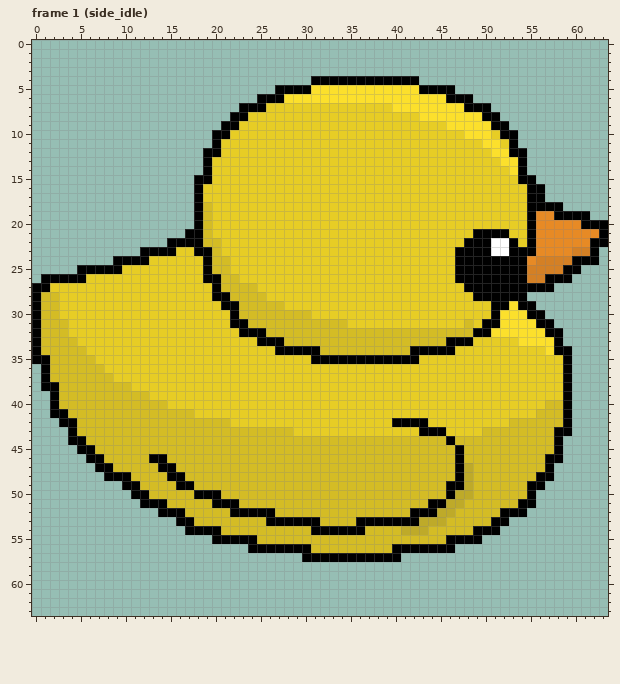
Pixel-art file, stored at hydrationnation/assets/sprites/duck/duck.aseprite. The first picture shows the starting point.
64x64 pixels, 48 frames. Colours within 5 levels of each other are drawn and written as one. Shown: frame 1 (side_idle). The commit also changed other frames, which this record leaves out.
The result:
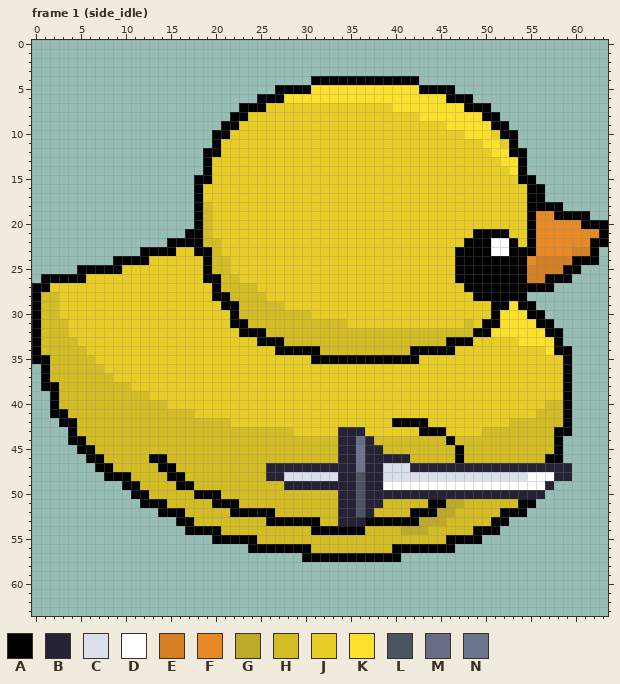
Palette (. is transparent): A #000000  B #242234  C #dae0ea  D #ffffff  E #d48025  F #e78a25  G #beaa29  H #d4bc25  J #e7cd25  K #fce02c  L #4a5462  M #666d84  N #6d758d
The edit:
layer "Sword" added
--- frame 1 (side_idle), layer "Sword"
@@ x 24..61 @@
 42 JJJJJJJJJJJJJJJJAAAAJJJJJJJJJHHHHHHA..
-43 HHHHHJJJJJJJJJJJJJJAAAJJJJHHHHHHHHAA..
-44 HHHHHHHHHHHHHHHHHHHHHHAHHHHHHHHHHHA...
-45 HHHHHHHHHHHHHHHHHHHHHHHAHHHHHHHHHHA...
-46 HHHHHHHHHHHHHHHHHHHHHHHAHHHHHHHHHAA...
-47 HHHHHHHHHHHHHHHHHHHHHHHAGHHHHHHHHA....
-48 HHHHHHHHHHHHHHHHHHHHHHHAGHHHHHHHAA....
-49 HHHHHHHHHHHHHHHHHHHHHHAAGHHHHHHAA.....
-50 HHHHHHHHHHHHHHHHHHHHHHAGGHHHHHHA......
-51 HHHHHHHHHHHHHHHHHHHHAAGGHHHHHHAA......
-52 AAAHHHHHHHHHHHHHHHAAAGGHHHHHAAA.......
-53 HHAAAAAAHHHHAAAAAAAGGGHHHHHAA.........
+43 HHHHHJJJJJBBBJJJJJJAAAJJJJHHHHHHHHAA..
+44 HHHHHHHHHHBBMBHHHHHHHHAHHHHHHHHHHHA...
+45 HHHHHHHHHHBBNBBHHHHHHHHAHHHHHHHHHHA...
+46 HHHHHHHHHHBBNBBBBBHHHHHAHHHHHHHHHAA...
+47 HHBBBBBBBBBBNBBCCCBBBBBBBBBBBBBBBBBB..
+48 HHBBCCCCCCBBLBBCCCCCCCCCCCCCCCCDDDBB..
+49 HHHHBBBBBBBBLBBDDDDDDDDDDDDDDDDDDB....
+50 HHHHHHHHHHBBLBBBBBBBBBBBBBBBBBBBB.....
+51 HHHHHHHHHHBBLBBHHHHHAAGGHHHHHHAA......
+52 AAAHHHHHHHBBLBHHHHAAAGGHHHHHAAA.......
+53 HHAAAAAAHHBBBAAAAAAGGGHHHHHAA.........
 54 HHHHHHHAAAAAAHHHHGGGHHHHHAAA..........
Boxes around the changes in both pictures, in picture pixels (x1, y1, x2, y2):
changed: (266, 427, 572, 526)
